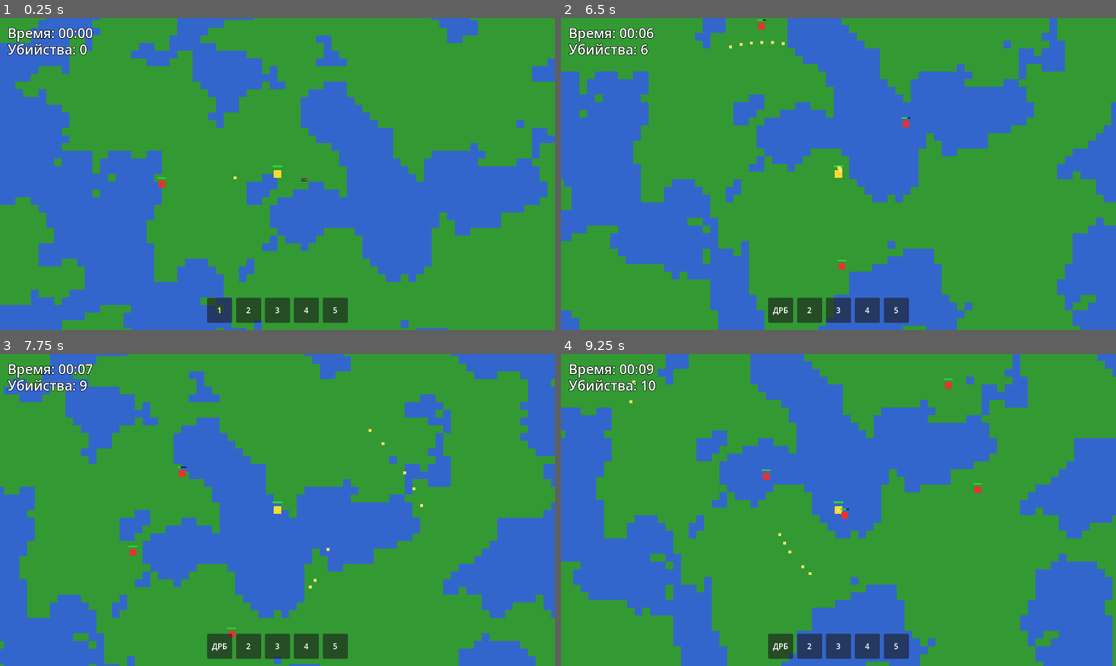
Above: before the commit, frames 1-4 (two rows, left to right).
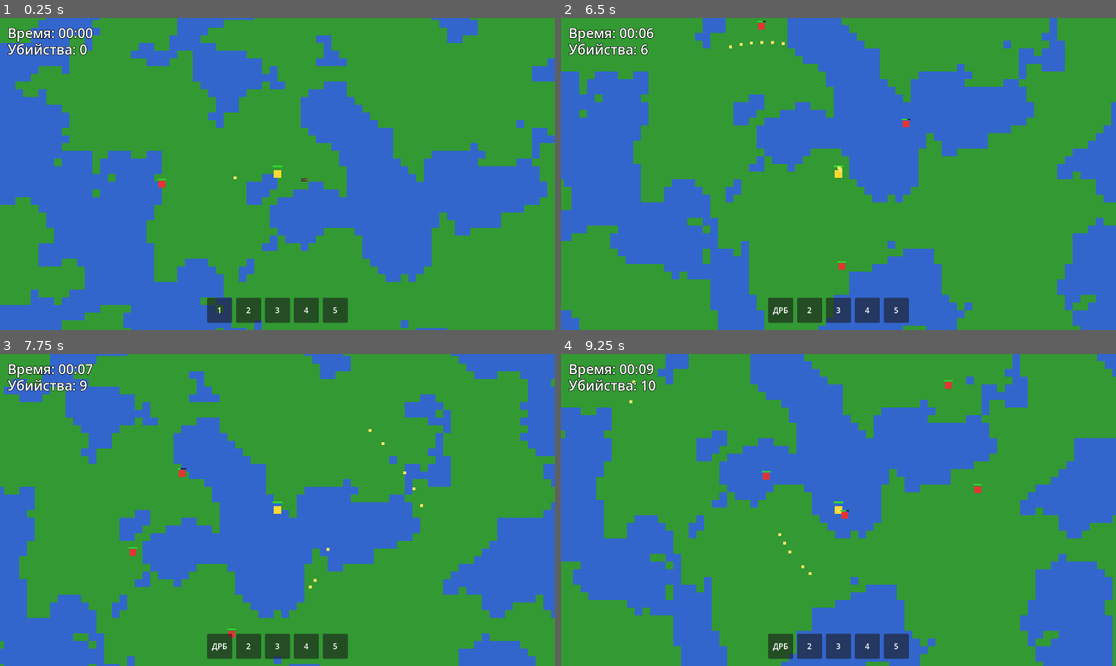
Above: after the commit, the same moments.

Repository: aegissana-sudo/vada
Game: Godot game, scene res://Main.tscn
Two runs of this game, one before a commit and one after it. Both use one fixed random seed, a clock stepped at 60 frames per second and the inputs below.
Inputs:
- Up to frame 1 (0.25 s): no input
- Up to frame 2 (6.5 s): tap Enter at 0.5 s; hold Right (ui_right) 0.53-1.28 s; hold Down (ui_down) 1.28-2.03 s; hold Right (ui_right) 2.03-2.78 s; hold Up (ui_up) 2.78-3.53 s; hold Left (ui_left) 3.53-5.03 s; hold Down (ui_down) 5.03-5.78 s; hold Right (ui_right) from 5.78 s (still down)
- Up to frame 3 (7.75 s): release Right (ui_right) at 6.53 s; hold Up (ui_up) 6.53-7.28 s; hold Right (ui_right) from 7.28 s (still down)
- Up to frame 4 (9.25 s): release Right (ui_right) at 8.03 s; hold Down (ui_down) 8.03-8.78 s; hold Left (ui_left) from 8.78 s (still down)

The runs differ from the first frame. In frame 1, less than 0.1% of the frame differs, in the area x 28-30%, y 51-53%; in frame 2, less than 0.1%; in frame 3, less than 0.1%; in frame 4, less than 0.1%, in the area x 36-76%, y 7-51%.

Commit message:
Add timed harder enemy variants after 2 minutes

Diff:
--- a/scripts/enemy.gd
+++ b/scripts/enemy.gd
@@ -12,13 +12,29 @@
 var target: Node2D
 var _health := max_health
 var _contact_timer := 0.0
+var _body_color := Color(0.9, 0.2, 0.2)
+var _body_size := 14
 
 @onready var sprite: Sprite2D = _ensure_sprite()
 @onready var collision: CollisionShape2D = _ensure_collision()
 
 func _ready() -> void:
     add_to_group("enemies")
+    _health = max_health
+    _apply_visual_style()
     queue_redraw()
+
+func setup_stats(new_speed: float, new_max_health: int, new_contact_damage: int, color: Color, body_size: int = 14) -> void:
+    speed = new_speed
+    max_health = new_max_health
+    contact_damage = new_contact_damage
+    _health = max_health
+    _body_color = color
+    _body_size = max(body_size, 8)
+
+    if is_node_ready():
+        _apply_visual_style()
+        queue_redraw()
 
 func _physics_process(delta: float) -> void:
     _contact_timer = max(_contact_timer - delta, 0.0)
@@ -79,6 +95,21 @@
     add_child(sprite_node)
     return sprite_node
 
+func _apply_visual_style() -> void:
+    var image := Image.create(_body_size, _body_size, false, Image.FORMAT_RGBA8)
+    image.fill(_body_color)
+    sprite.texture = ImageTexture.create_from_image(image)
+    sprite.centered = true
+
+    var shape := collision.shape as CircleShape2D
+    if shape == null:
+        shape = CircleShape2D.new()
+        collision.shape = shape
+    shape.radius = _body_size * 0.45
+
+    health_bar_size = Vector2(max(float(_body_size) + 4.0, 18.0), 3.0)
+    health_bar_offset = Vector2(-health_bar_size.x * 0.5, -float(_body_size) * 0.8)
+
 func _ensure_collision() -> CollisionShape2D:
     if has_node("CollisionShape2D"):
         return $CollisionShape2D
--- a/scripts/world.gd
+++ b/scripts/world.gd
@@ -6,6 +6,8 @@
 @export var enemy_spawn_interval := 1.0
 @export var max_enemies := 12
 @export var enemy_spawn_radius := 260.0
+@export var hard_enemy_unlock_time := 120.0
+@export var hard_enemy_spawn_chance := 0.35
 
 @onready var tile_map: TileMap = $TileMap
 @onready var player: CharacterBody2D = $Player
@@ -140,12 +142,19 @@
 func _spawn_enemy() -> void:
     var enemy := CharacterBody2D.new()
     enemy.set_script(_enemy_script)
+    _configure_enemy_difficulty(enemy)
+
     var angle := randf() * TAU
     var offset := Vector2(cos(angle), sin(angle)) * enemy_spawn_radius
     enemy.global_position = player.global_position + offset
     enemy.target = player
     enemy.died.connect(_on_enemy_died)
     add_child(enemy)
+
+func _configure_enemy_difficulty(enemy: CharacterBody2D) -> void:
+    var should_spawn_hard_enemy := _survival_time >= hard_enemy_unlock_time and randf() < hard_enemy_spawn_chance
+    if should_spawn_hard_enemy and enemy.has_method("setup_stats"):
+        enemy.setup_stats(120.0, 6, 2, Color(0.6, 0.1, 0.9), 18)
 
 func _on_enemy_died() -> void:
     if _game_over:
